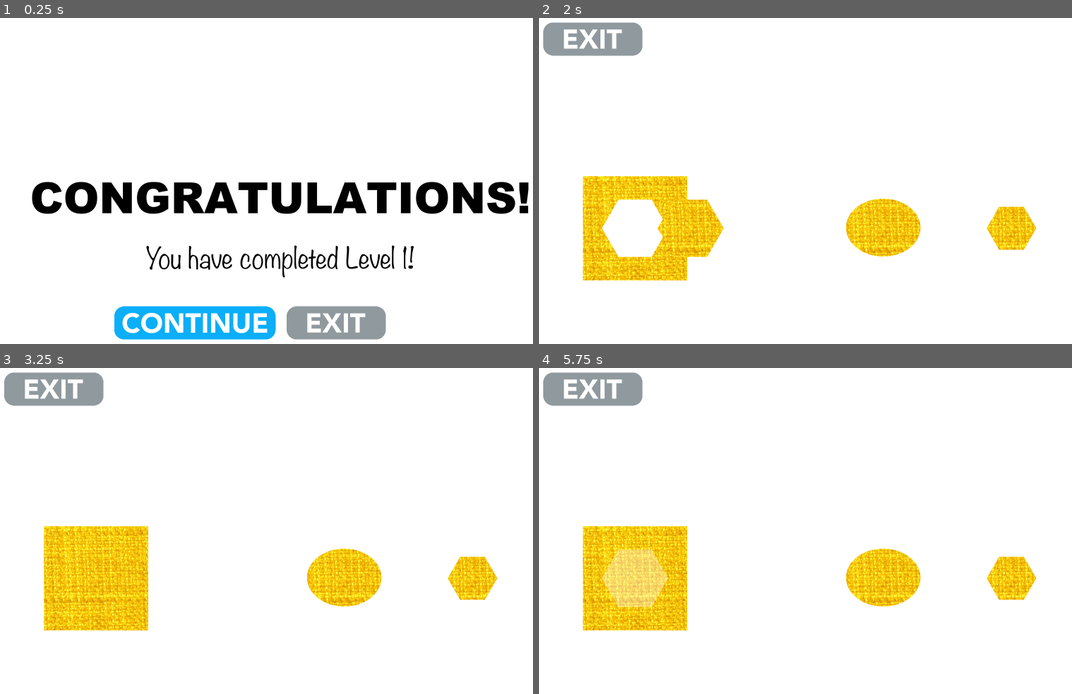
Above: before the commit, frames 1-4 (two rows, left to right).
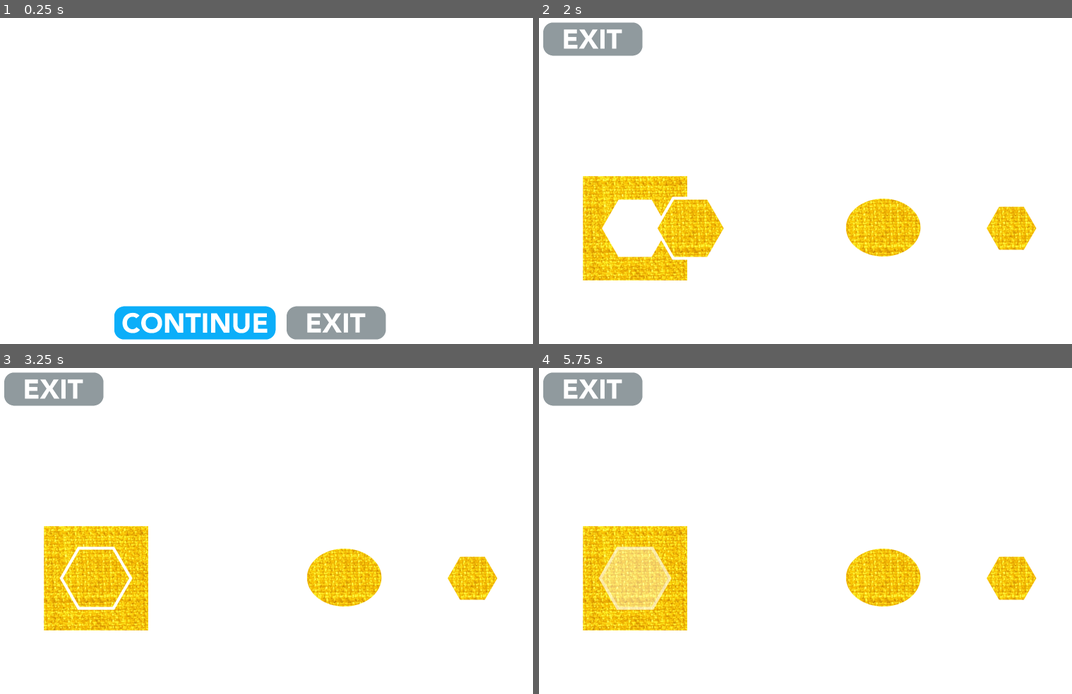
Above: after the commit, the same moments.

Repository: efor0004/spatial-fyp
Game: Godot game, scene res://Progress Screen.tscn
Same seed, same stepped clock (60 frames per second), same inputs: the game is played once before the commit and once after it. This scene is started directly instead of the project's main scene.
Inputs (mouse positions are in pixels of both pictures, inside the frame that each line leads up to):
- Up to frame 1 (0.25 s): no input
- Up to frame 2 (2 s): click (736, 324) at 0.5 s; tap Enter at 1.25 s; move the mouse to (762, 229) at 1.27 s; click (762, 229) at 1.42 s
- Up to frame 3 (3.25 s): move the mouse to (346, 579) at 2.02 s; click (346, 579) at 2.17 s; tap Space at 2.75 s; move the mouse to (474, 579) at 2.77 s; click (474, 579) at 2.92 s
- Up to frame 4 (5.75 s): tap Enter at 3.5 s; move the mouse to (789, 661) at 3.52 s; click (789, 661) at 3.67 s; move the mouse to (986, 641) at 4.27 s; click (986, 641) at 4.42 s; tap Space at 5 s; move the mouse to (650, 514) at 5.02 s; click (650, 514) at 5.17 s

The runs differ from the first frame. In frame 1, 6.4% of the frame differs, in the area x 5-100%, y 50-80%; in frame 2, 0.1%; in frame 3, 0.4%; in frame 4, 0.4%.

Commit message:
QUILT: Fix borders and level progression

Diff:
--- a/quilt/app/Progress Screen.tscn
+++ b/quilt/app/Progress Screen.tscn
@@ -1,14 +1,16 @@
-[gd_scene load_steps=4 format=2]
+[gd_scene load_steps=5 format=2]
 
 [ext_resource path="res://assets/screens/progress/level_1.png" type="Texture" id=1]
 [ext_resource path="res://scripts/progress_screen/ProgressExitButton.gd" type="Script" id=2]
 [ext_resource path="res://scripts/progress_screen/ContinueButton.gd" type="Script" id=3]
+[ext_resource path="res://scripts/progress_screen/Graphic.gd" type="Script" id=4]
 
 [node name="Progress Screen" type="Node2D"]
 
 [node name="Graphic" type="Sprite" parent="."]
 texture = ExtResource( 1 )
 centered = false
+script = ExtResource( 4 )
 
 [node name="Continue Button" type="Button" parent="Graphic"]
 margin_left = 419.0
--- /dev/null
+++ b/quilt/app/assets/screens/progress/all_levels.svg
@@ -0,0 +1,90 @@
+<?xml version="1.0" encoding="UTF-8" standalone="no"?>
+<svg
+   xmlns:dc="http://purl.org/dc/elements/1.1/"
+   xmlns:cc="http://creativecommons.org/ns#"
+   xmlns:rdf="http://www.w3.org/1999/02/22-rdf-syntax-ns#"
+   xmlns:svg="http://www.w3.org/2000/svg"
+   xmlns="http://www.w3.org/2000/svg"
+   xmlns:sodipodi="http://sodipodi.sourceforge.net/DTD/sodipodi-0.dtd"
+   xmlns:inkscape="http://www.inkscape.org/namespaces/inkscape"
+   width="2048"
+   height="1536"
+   viewBox="0 0 541.86665 406.40001"
+   version="1.1"
+   id="svg8"
+   inkscape:version="1.0 (4035a4f, 2020-05-01)"
+   sodipodi:docname="all_levels.svg"
+   inkscape:export-filename="/Users/Eleanor/monash/spatial-fyp/quilt/app/assets/screens/progress/all_levels.png"
+   inkscape:export-xdpi="96"
+   inkscape:export-ydpi="96">
+  <defs
+     id="defs2">
+    <rect
+       x="55.184524"
+       y="179.16071"
+       width="431.64881"
+       height="40.065476"
+       id="rect36" />
+    <rect
+       x="127.75595"
+       y="112.6369"
+       width="339.42262"
+       height="74.839286"
+       id="rect12" />
+  </defs>
+  <sodipodi:namedview
+     id="base"
+     pagecolor="#ffffff"
+     bordercolor="#666666"
+     borderopacity="1.0"
+     inkscape:pageopacity="0.0"
+     inkscape:pageshadow="2"
+     inkscape:zoom="0.35"
+     inkscape:cx="400"
+     inkscape:cy="560"
+     inkscape:document-units="px"
+     inkscape:current-layer="layer1"
+     inkscape:document-rotation="0"
+     showgrid="false"
+     units="px"
+     inkscape:pagecheckerboard="true"
+     inkscape:showpageshadow="false"
+     inkscape:window-width="2560"
+     inkscape:window-height="1319"
+     inkscape:window-x="0"
+     inkscape:window-y="23"
+     inkscape:window-maximized="1" />
+  <metadata
+     id="metadata5">
+    <rdf:RDF>
+      <cc:Work
+         rdf:about="">
+        <dc:format>image/svg+xml</dc:format>
+        <dc:type
+           rdf:resource="http://purl.org/dc/dcmitype/StillImage" />
+        <dc:title />
+      </cc:Work>
+    </rdf:RDF>
+  </metadata>
+  <g
+     inkscape:label="Layer 1"
+     inkscape:groupmode="layer"
+     id="layer1">
+    <text
+       xml:space="preserve"
+       id="text10"
+       style="font-style:normal;font-weight:normal;font-size:10.58329999999999949px;line-height:1.25;font-family:sans-serif;white-space:pre;shape-inside:url(#rect12);fill:#000000;fill-opacity:1;stroke:none;"
+       transform="matrix(1.6214847,0,0,1.6214847,-176.29653,-30.830634)"><tspan
+         x="127.75586"
+         y="135.40982"><tspan
+           style="font-style:normal;font-variant:normal;font-weight:normal;font-stretch:normal;font-size:25.4px;font-family:'Arial Black';-inkscape-font-specification:'Arial Black, '">CONGRATULATIONS!</tspan></tspan></text>
+    <text
+       xml:space="preserve"
+       id="text34"
+       style="font-style:normal;font-weight:normal;font-size:10.58329999999999949px;line-height:1.25;font-family:sans-serif;white-space:pre;shape-inside:url(#rect36);fill:#000000;fill-opacity:1;stroke:none;"
+       transform="matrix(0.99844942,0,0,0.99844942,79.602332,40.598434)"><tspan
+         x="55.183594"
+         y="201.36828"><tspan
+           style="font-style:normal;font-variant:normal;font-weight:normal;font-stretch:normal;font-size:25.4px;font-family:Noteworthy;-inkscape-font-specification:Noteworthy">You have completed the quilt!</tspan></tspan></text>
+  </g>
+</svg>
--- /dev/null
+++ b/quilt/app/assets/screens/progress/level_2.svg
@@ -0,0 +1,90 @@
+<?xml version="1.0" encoding="UTF-8" standalone="no"?>
+<svg
+   xmlns:dc="http://purl.org/dc/elements/1.1/"
+   xmlns:cc="http://creativecommons.org/ns#"
+   xmlns:rdf="http://www.w3.org/1999/02/22-rdf-syntax-ns#"
+   xmlns:svg="http://www.w3.org/2000/svg"
+   xmlns="http://www.w3.org/2000/svg"
+   xmlns:sodipodi="http://sodipodi.sourceforge.net/DTD/sodipodi-0.dtd"
+   xmlns:inkscape="http://www.inkscape.org/namespaces/inkscape"
+   width="2048"
+   height="1536"
+   viewBox="0 0 541.86665 406.40001"
+   version="1.1"
+   id="svg8"
+   inkscape:version="1.0 (4035a4f, 2020-05-01)"
+   sodipodi:docname="level_2.svg"
+   inkscape:export-filename="/Users/Eleanor/monash/spatial-fyp/quilt/app/assets/screens/progress/level_2.png"
+   inkscape:export-xdpi="96"
+   inkscape:export-ydpi="96">
+  <defs
+     id="defs2">
+    <rect
+       x="55.184524"
+       y="179.16071"
+       width="431.64881"
+       height="40.065476"
+       id="rect36" />
+    <rect
+       x="127.75595"
+       y="112.6369"
+       width="339.42262"
+       height="74.839286"
+       id="rect12" />
+  </defs>
+  <sodipodi:namedview
+     id="base"
+     pagecolor="#ffffff"
+     bordercolor="#666666"
+     borderopacity="1.0"
+     inkscape:pageopacity="0.0"
+     inkscape:pageshadow="2"
+     inkscape:zoom="0.35"
+     inkscape:cx="400"
+     inkscape:cy="560"
+     inkscape:document-units="px"
+     inkscape:current-layer="layer1"
+     inkscape:document-rotation="0"
+     showgrid="false"
+     units="px"
+     inkscape:pagecheckerboard="true"
+     inkscape:showpageshadow="false"
+     inkscape:window-width="2560"
+     inkscape:window-height="1319"
+     inkscape:window-x="0"
+     inkscape:window-y="23"
+     inkscape:window-maximized="1" />
+  <metadata
+     id="metadata5">
+    <rdf:RDF>
+      <cc:Work
+         rdf:about="">
+        <dc:format>image/svg+xml</dc:format>
+        <dc:type
+           rdf:resource="http://purl.org/dc/dcmitype/StillImage" />
+        <dc:title></dc:title>
+      </cc:Work>
+    </rdf:RDF>
+  </metadata>
+  <g
+     inkscape:label="Layer 1"
+     inkscape:groupmode="layer"
+     id="layer1">
+    <text
+       xml:space="preserve"
+       id="text10"
+       style="font-style:normal;font-weight:normal;font-size:10.58329999999999949px;line-height:1.25;font-family:sans-serif;white-space:pre;shape-inside:url(#rect12);fill:#000000;fill-opacity:1;stroke:none;"
+       transform="matrix(1.6214847,0,0,1.6214847,-176.29653,-30.830634)"><tspan
+         x="127.75586"
+         y="135.40982"><tspan
+           style="font-style:normal;font-variant:normal;font-weight:normal;font-stretch:normal;font-size:25.4px;font-family:'Arial Black';-inkscape-font-specification:'Arial Black, '">CONGRATULATIONS!</tspan></tspan></text>
+    <text
+       xml:space="preserve"
+       id="text34"
+       style="font-style:normal;font-weight:normal;font-size:10.58329999999999949px;line-height:1.25;font-family:sans-serif;white-space:pre;shape-inside:url(#rect36);fill:#000000;fill-opacity:1;stroke:none;"
+       transform="matrix(0.99768613,0,0,0.99768613,81.629313,40.735416)"><tspan
+         x="55.183594"
+         y="201.36828"><tspan
+           style="font-style:normal;font-variant:normal;font-weight:normal;font-stretch:normal;font-size:25.4px;font-family:Noteworthy;-inkscape-font-specification:Noteworthy">You have completed Level 2!</tspan></tspan></text>
+  </g>
+</svg>
--- a/quilt/app/scripts/game/Question.gd
+++ b/quilt/app/scripts/game/Question.gd
@@ -27,6 +27,10 @@
 
 func _ready():
 	save_utils.set_state_for_player()
+
+	if (global.current_level >= constants.max_levels && global.current_question >= constants.questions_per_level):
+		get_tree().change_scene("res://Progress Screen.tscn")
+
 	set_textures_for_question()
 	set_shapes()
 	set_question_fabric()
@@ -49,17 +53,19 @@
 		global.current_level_difficulty = "hard"
 
 	if (global.current_question > constants.questions_per_level):
-		global.current_question = 1
-		global.current_level += 1
-		global.current_level_difficulty = "normal"
-
-		if (global.current_level > constants.max_levels):
-			global.current_level = 1
+		if (global.current_level < constants.max_levels):
+			global.current_level += 1
 			global.current_question = 1
+			global.current_level_difficulty = "normal"
+		else:
+			global.current_question = constants.questions_per_level
 
 		global.question_order = general_utils.shuffle_question_order()
+		global.current_shuffled_question = global.question_order[global.current_question - 1]
+		save_utils.save_progress()
 
 		get_tree().change_scene("res://Progress Screen.tscn")
+		return
 
 	global.current_shuffled_question = global.question_order[global.current_question - 1]
 
@@ -73,14 +79,17 @@
 	set_texture_offsets()
 
 	var path = get_question_path()
-	var level_texture = load(path)
+	var question_texture = load(path)
 
 	var holey_quilt = get_holey_quilt_shape()
-	holey_quilt.set_texture(level_texture)
+	holey_quilt.set_texture(question_texture)
 
 	for i in range(1,4):
 		var option_shape = get_option_shape(i)
-		option_shape.set_texture(level_texture)
+		option_shape.set_texture(question_texture)
+
+		var option_border = get_option_border(i)
+		option_border.set_texture(question_texture)
 
 func set_texture_offsets():
 	var texture_height = get_texture_height()
@@ -96,7 +105,7 @@
 		questions_available_for_level = constants.num_hard_questions_per_level[global.current_level - 1]["available"]
 
 	var file_index = get_file_index_for_question()
-	var max_file_index = ceil(questions_available_for_level / constants.max_questions_per_file) - 1
+	var max_file_index = (questions_available_for_level - (questions_available_for_level % constants.max_questions_per_file)) / constants.max_questions_per_file
 
 	var texture_height = 0
 
@@ -142,6 +151,18 @@
 	return holey_quilt_shape
 
 func get_new_y_offset(y_offset):
+	var question_index = get_question_index()
+
+	var new_y_offset = y_offset - (question_index * quilt_size)
+	return new_y_offset
+
+func get_new_y_region():
+	var question_index = get_question_index()
+
+	var new_y_region = question_index * quilt_size
+	return new_y_region
+
+func get_question_index():
 	var question_index = fmod(global.current_shuffled_question, constants.max_questions_per_file)
 
 	if (question_index == 0):
@@ -149,12 +170,7 @@
 	else:
 		question_index = question_index - 1
 
-	var new_y_offset = y_offset - (question_index * quilt_size)
-	return new_y_offset
-
-func get_new_y_region():
-	var new_y_region = quilt_size * (global.current_shuffled_question - 1)
-	return new_y_region
+	return question_index
 
 func set_holey_quilt_shape():
 	var holey_quilt_shape = get_holey_quilt_shape()
--- a/quilt/app/scripts/progress_screen/ContinueButton.gd
+++ b/quilt/app/scripts/progress_screen/ContinueButton.gd
@@ -7,12 +7,24 @@
 onready var normal_texture = load(normal_texture_path)
 onready var pressed_texture = load(pressed_texture_path)
 
+onready var is_last_level = false
+
+const Constants = preload("../utilities/constants.gd")
+
 func _ready():
-	set_button_icon(normal_texture)
+	var constants = Constants.new()
+	if (global.current_level >= constants.max_levels && global.current_question >= constants.questions_per_level):
+		is_last_level = true
+		self.visible = false
+	else:
+		self.visible = true
+		set_button_icon(normal_texture)
 
 func _on_Continue_Button_button_down():
-	set_button_icon(pressed_texture)
+	if (not is_last_level):
+		set_button_icon(pressed_texture)
 
 func _on_Continue_Button_button_up():
-	set_button_icon(normal_texture)
-	get_tree().change_scene("res://Game.tscn")
+	if (not is_last_level):
+		set_button_icon(normal_texture)
+		get_tree().change_scene("res://Game.tscn")
--- /dev/null
+++ b/quilt/app/scripts/progress_screen/Graphic.gd
@@ -0,0 +1,14 @@
+extends Sprite
+
+const Constants = preload("../utilities/constants.gd")
+onready var constants = Constants.new()
+
+func _ready():
+	var current_level = global.current_level - 1
+	var path = "res://assets/screens/progress/level_%d.png" % current_level
+
+	if (global.current_level >= constants.max_levels && global.current_question >= constants.questions_per_level):
+		path = "res://assets/screens/progress/all_levels.png"
+
+	var graphic_texture = load(path)
+	self.texture = graphic_texture
--- a/quilt/app/scripts/progress_screen/ProgressExitButton.gd
+++ b/quilt/app/scripts/progress_screen/ProgressExitButton.gd
@@ -1,4 +1,10 @@
 extends ExitButton
 
+const Constants = preload("../utilities/constants.gd")
+
 func _init():
-	position = Vector2(1044, 1050)
+	var constants = Constants.new()
+	if (global.current_level >= constants.max_levels && global.current_question >= constants.questions_per_level):
+		position = Vector2(841, 1050)
+	else:
+		position = Vector2(1044, 1050)
Not shown: 1 places in quilt/app/Game.tscn that only renumber resources
Binary file added: quilt/app/assets/screens/progress/all_levels.png
Not shown, added: quilt/app/assets/screens/progress/all_levels.png.import
Not shown, added: quilt/app/assets/screens/progress/all_levels.svg.import
Binary file added: quilt/app/assets/screens/progress/level_2.png
Not shown, added: quilt/app/assets/screens/progress/level_2.png.import
Not shown, added: quilt/app/assets/screens/progress/level_2.svg.import
Binary file changed: quilt/app/assets/sprites/questions/level_1/hard/pngs/1.png
Renamed: quilt/app/assets/sprites/questions/level_2/pngs/level_2_hard_0.png -> quilt/app/assets/sprites/questions/level_2/hard/pngs/0.png
Not shown, added: quilt/app/assets/sprites/questions/level_2/hard/pngs/0.png.import
Renamed: quilt/app/assets/sprites/questions/level_2/pngs/level_2_hard_1.png -> quilt/app/assets/sprites/questions/level_2/hard/pngs/1.png
Not shown, added: quilt/app/assets/sprites/questions/level_2/hard/pngs/1.png.import
(and 31 more such lines)
